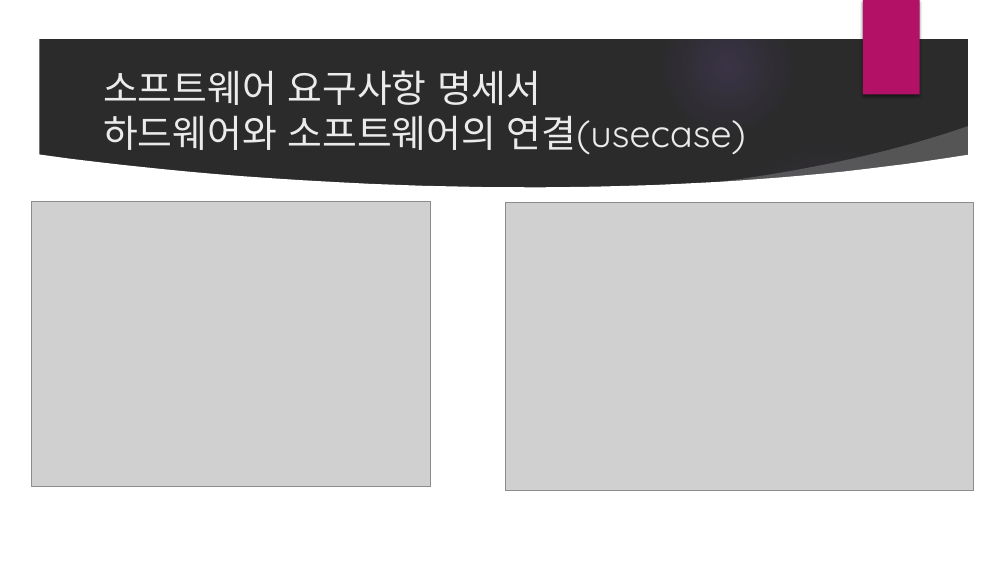
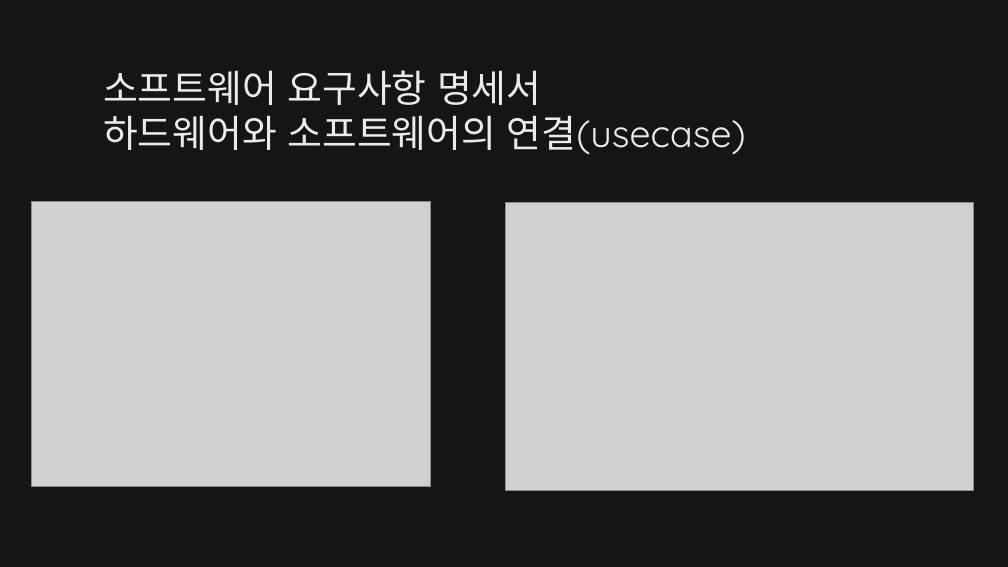
Before and after one commit to kjhes/embedded-, a slide deck: slide 4 of 블랙박스명세서.pptx (slide 3 before the commit). Drawn at 1008x567 pixels with LibreOffice and Linux fonts; fonts in the diff are those of the drawing; grey boxes stand for pictures; background and template pictures are left out; a plain dark background stands for a picture behind light text. Boxes give left, top, right and bottom in pixels: in the first picture for what was removed or moved away, otherwise in the second. Text is boxed around its words. In the diff, an @@ line names an element or a change of style, - is before the commit and + after.

```diff
--- a/블랙박스명세서.pptx
+++ b/블랙박스명세서.pptx
@@ background picture (left out) to #151515 @@
@@ group removed at box(0, 0, 1008, 567): 5 ellipses, 3 freeform shapes @@
@@ rectangle removed at box(863, 0, 920, 95) @@
```
Also in this commit, not shown: 3 other slides changed, 1 slide added, 3 other files.
